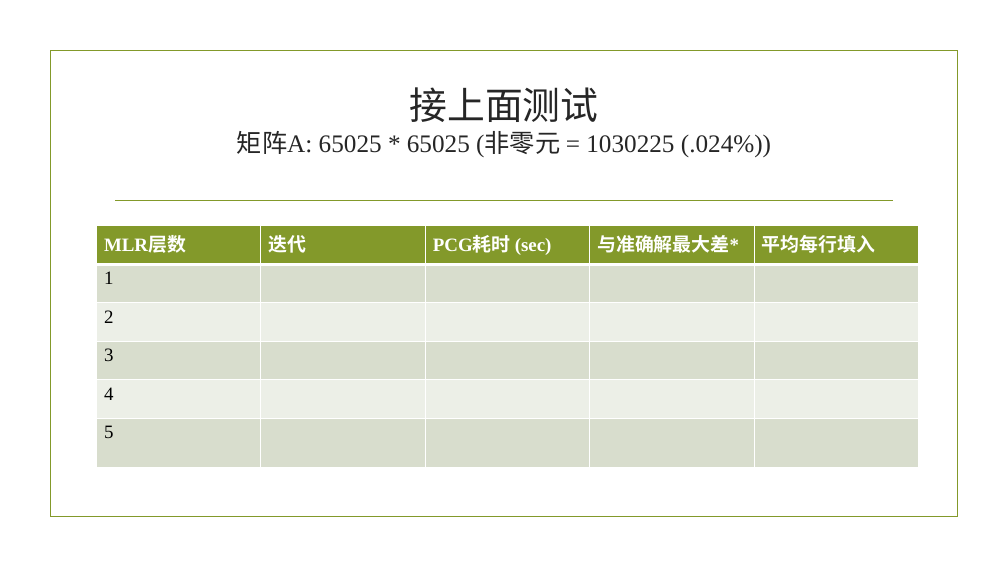
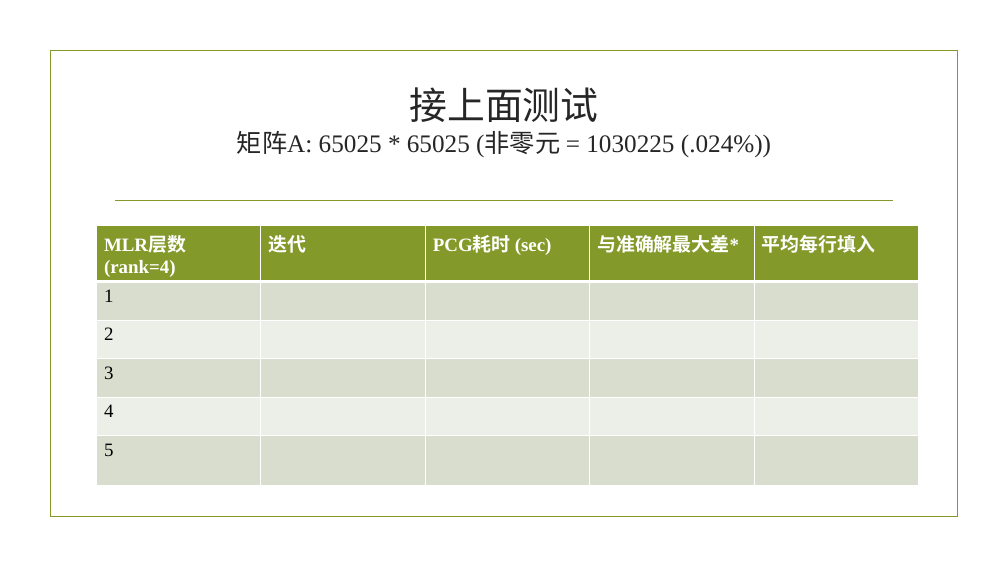
Before and after one commit to GarlGuo/numerical-algo, a slide deck: slide 15 of jan11.pptx. Drawn at 1008x567 pixels with LibreOffice and Linux fonts; fonts in the diff are those of the drawing; background and template pictures are left out. Boxes give left, top, right and bottom in pixels: in the first picture for what was removed or moved away, otherwise in the second. Text is boxed around its words. In the diff, an @@ line names an element or a change of style, - is before the commit and + after.

```diff
--- a/jan11.pptx
+++ b/jan11.pptx
@@ table at (x1=97, y1=226, x2=917, y2=472) @@
-row 1, column 1: MLR层数
+row 1, column 1: MLR层数(rank=4)
```
Also in this commit, not shown: 1 other slide changed, 1 slide added.
